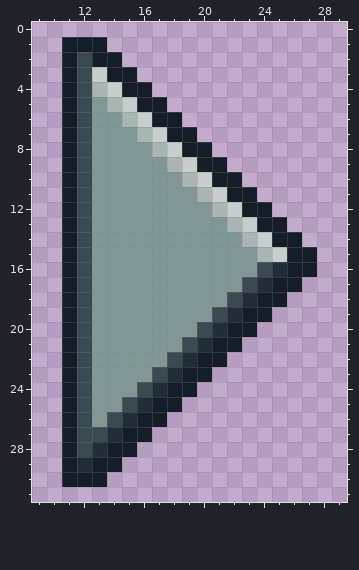
A pixel-art sprite gets an edit: FrontEnd/public/images/arrow_right.png. Above is the file before it was changed.
The file is 160x160 pixels, drawn in blocks of 5x5; one block is one cell here. Shown: x 9..29, y 0..31.
Once edited:
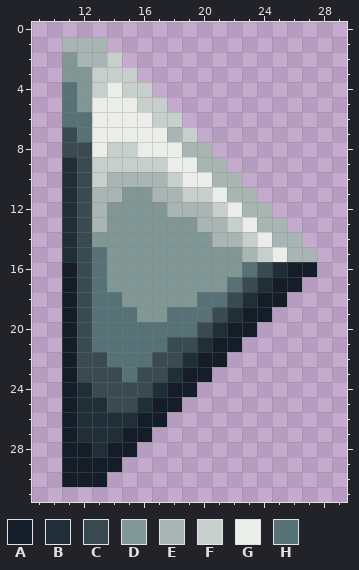
Palette (. is transparent): A #151d28  B #202e37  C #394a50  D #819796  E #a8b5b2  F #c7cfcc  G #ebede9  H #577277
Changes in this commit:
@@ x 9..29 @@
  0 .....................
- 1 ..AAA................
- 2 ..ACAA...............
- 3 ..ACFAA..............
- 4 ..ACEFAA.............
- 5 ..ACDEFAA............
- 6 ..ACDDEFAA...........
- 7 ..ACDDDEFAA..........
- 8 ..ACDDDDEFAA.........
- 9 ..ACDDDDDEFAA........
-10 ..ACDDDDDDEFAA.......
-11 ..ACDDDDDDDEFAA......
-12 ..ACDDDDDDDDEFAA.....
-13 ..ACDDDDDDDDDEFAA....
-14 ..ACDDDDDDDDDDEFAA...
-15 ..ACDDDDDDDDDDDEFAA..
-16 ..ACDDDDDDDDDDDCBAA..
-17 ..ACDDDDDDDDDDCBAA...
-18 ..ACDDDDDDDDDCBAA....
-19 ..ACDDDDDDDDCBAA.....
-20 ..ACDDDDDDDCBAA......
-21 ..ACDDDDDDCBAA.......
-22 ..ACDDDDDCBAA........
-23 ..ACDDDDCBAA.........
-24 ..ACDDDCBAA..........
-25 ..ACDDCBAA...........
-26 ..ACDCBAA............
-27 ..ACCBAA.............
-28 ..ACBAA..............
-29 ..ABAA...............
+ 1 ..EEE................
+ 2 ..DEEF...............
+ 3 ..DDFFF..............
+ 4 ..HDFGFF.............
+ 5 ..HDGGGFF............
+ 6 ..HHGGGGFF...........
+ 7 ..CHGGGGGEF..........
+ 8 ..CCGFFGGGEE.........
+ 9 ..BCFFFFFGGEE........
+10 ..BCFEEEEFGGEE.......
+11 ..BCEEDDEEFFGEE......
+12 ..BCEDDDDEEEFGEE.....
+13 ..BCEDDDDDDEEFGEE....
+14 ..BCDDDDDDDDEEFGEE...
+15 ..BCHDDDDDDDDDEFGEE..
+16 ..ACHDDDDDDDDDHCBAA..
+17 ..ACHDDDDDDDDHCBAA...
+18 ..ACHHDDDDDHHCBAA....
+19 ..ACHHHDDHHHCBAA.....
+20 ..ACHHHHHHHCBAA......
+21 ..ACHHHHHCCBAA.......
+22 ..ACCHHHCCBAA........
+23 ..ACCCHCCBAA.........
+24 ..ABCCCCBAA..........
+25 ..ABBCCBAA...........
+26 ..ABBBBAA............
+27 ..ABBBAA.............
+28 ..AABAA..............
+29 ..AAAA...............
 30 ..AAA................
